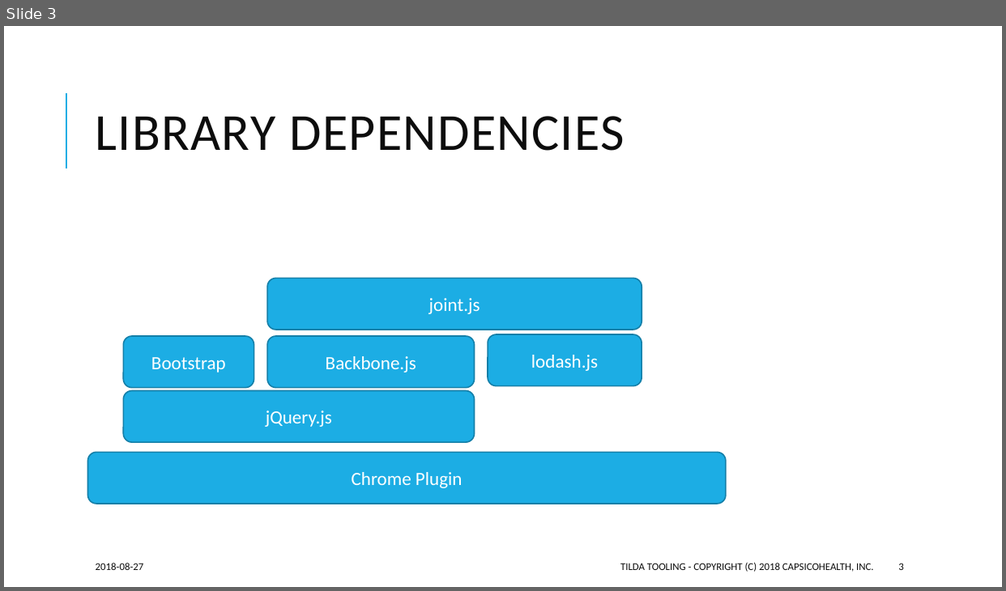
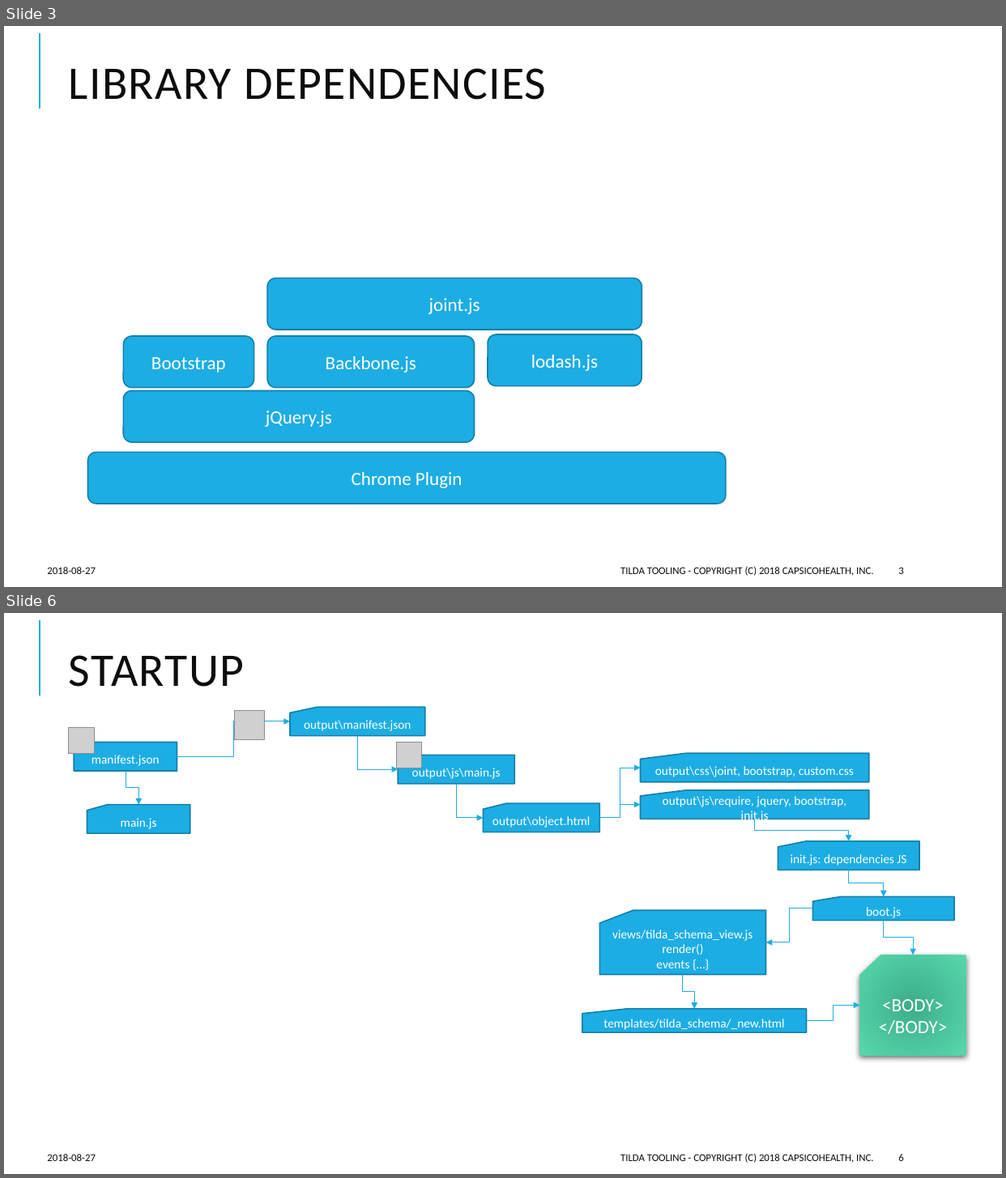
Before and after one commit to CapsicoHealth/Tilda, a slide deck: Tilda Tooling Architcture.pptx. Shown one above the other, each under a label of ours: slide 3 before the commit, slides 3 and 6 after it; the slides between them are not shown. The pictures are 1006x591 and 1006x1178 pixels, drawn with LibreOffice and Linux fonts; fonts in the diff are those of the drawing; grey boxes stand for pictures. Boxes give left, top, right and bottom in pixels: in the first picture for what was removed or moved away, otherwise in the second. Text is boxed around its words. In the diff, an @@ line names an element or a change of style, - is before the commit and + after.

```diff
--- a/Tilda Tooling Architcture.pptx
+++ b/Tilda Tooling Architcture.pptx
@@ slide 6 added at bbox=[4, 613, 1002, 1174], background #FFFFFF; not listed: 1 template element that a slide beside it also shows @@
@@ title added at bbox=[69, 655, 244, 687], 45 pt, text #0D0D0D @@
+STARTUP
@@ flow chart punched card added at bbox=[290, 707, 425, 736], fill #1CADE4, outline #1580A9 1.25 pt, 12 pt, text #FFFFFF @@
+output\manifest.json
@@ picture added at bbox=[69, 727, 95, 753] @@
@@ elbow arrow added from (177, 756) to (290, 722), #1CADE4 0.75 pt @@
@@ picture added at bbox=[235, 710, 264, 739] @@
@@ flow chart punched card added at bbox=[74, 743, 177, 771], fill #1CADE4, outline #1580A9 1.25 pt, 12 pt, text #FFFFFF @@
+manifest.json
@@ elbow arrow added from (357, 736) to (398, 769), #1CADE4 0.75 pt @@
@@ picture added at bbox=[396, 743, 422, 768] @@
@@ flow chart punched card added at bbox=[398, 756, 514, 784], fill #1CADE4, outline #1580A9 1.25 pt, 12 pt, text #FFFFFF @@
+output\js\main.js
@@ flow chart punched card added at bbox=[641, 754, 868, 782], fill #1CADE4, outline #1580A9 1.25 pt, 12 pt, text #FFFFFF @@
+output\css\joint, bootstrap, custom.css
@@ elbow arrow added from (126, 771) to (138, 805), #1CADE4 0.75 pt @@
@@ elbow arrow added from (600, 818) to (641, 768), #1CADE4 0.75 pt @@
@@ flow chart punched card added at bbox=[87, 805, 190, 833], fill #1CADE4, outline #1580A9 1.25 pt, 12 pt, text #FFFFFF @@
+main.js
@@ elbow arrow added from (456, 784) to (484, 818), #1CADE4 0.75 pt @@
@@ flow chart punched card added at bbox=[484, 804, 600, 833], fill #1CADE4, outline #1580A9 1.25 pt, 12 pt, text #FFFFFF @@
+output\object.html
@@ elbow arrow added from (600, 818) to (641, 805), #1CADE4 0.75 pt @@
@@ flow chart punched card added at bbox=[641, 790, 868, 819], fill #1CADE4, outline #1580A9 1.25 pt, 12 pt, text #FFFFFF @@
+output\js\require, jquery, bootstrap, init.js
@@ elbow arrow added from (755, 819) to (849, 841), #1CADE4 0.75 pt @@
@@ flow chart punched card added at bbox=[778, 841, 919, 870], fill #1CADE4, outline #1580A9 1.25 pt, 12 pt, text #FFFFFF @@
+init.js: dependencies JS
@@ elbow arrow added from (849, 870) to (884, 897), #1CADE4 0.75 pt @@
@@ flow chart punched card added at bbox=[813, 897, 955, 921], fill #1CADE4, outline #1580A9 1.25 pt, 12 pt, text #FFFFFF @@
+boot.js
@@ flow chart punched card added at bbox=[600, 911, 766, 975], fill #1CADE4, outline #1580A9 1.25 pt, 12 pt, text #FFFFFF @@
+views/tilda_schema_view.js
+render()
+events {…}
@@ elbow arrow added from (813, 909) to (766, 943), #1CADE4 0.75 pt @@
@@ elbow arrow added from (884, 921) to (913, 955), #1CADE4 0.75 pt @@
@@ elbow arrow added from (683, 974) to (694, 1009), #1CADE4 0.75 pt @@
@@ flow chart punched card added at bbox=[859, 955, 966, 1056], fill gradient #3DAD8D to #57D8AC, 18 pt, text #FFFFFF @@
+<BODY>
+</BODY>
@@ flow chart punched card added at bbox=[582, 1009, 807, 1033], fill #1CADE4, outline #1580A9 1.25 pt, 12 pt, text #FFFFFF @@
+templates/tilda_schema/_new.html
@@ elbow arrow added from (807, 1021) to (859, 1005), #1CADE4 0.75 pt @@
@@ text added at bbox=[47, 1154, 96, 1161], 10 pt, text #0D0D0D @@
+2018-08-27
@@ text added at bbox=[620, 1153, 873, 1163], 10 pt, text #0D0D0D @@
+TILDA TOOLING - COPYRIGHT (C) 2018 CAPSICOHEALTH, INC.
@@ page number added at bbox=[898, 1154, 903, 1161], 10 pt, text #0D0D0D @@
+6
@@ slide 3 changed as well @@
@@ line moved from (66, 169) - (66, 93) to (40, 109) - (40, 33) @@
@@ title "LIBRARY DEPENDENCIES": place and size @@
-title "LIBRARY DEPENDENCIES" at bbox=[96, 116, 624, 151]
+title "LIBRARY DEPENDENCIES" at bbox=[69, 68, 546, 100]
@@ title "LIBRARY DEPENDENCIES" at bbox=[69, 68, 546, 100]: size 50 to 45 pt @@
@@ text "2018-08-27": place and size @@
-text "2018-08-27" at bbox=[96, 563, 144, 570]
+text "2018-08-27" at bbox=[47, 567, 96, 574]
@@ text "TILDA TOOLING - COPYRIGHT (C) ...": place and size @@
-text "TILDA TOOLING - COPYRIGHT (C) ..." at bbox=[620, 562, 873, 572]
+text "TILDA TOOLING - COPYRIGHT (C) ..." at bbox=[620, 566, 873, 576]
@@ page number: place and size @@
-page number at bbox=[898, 563, 903, 570]
+page number at bbox=[898, 567, 903, 574]
```
Also in this commit, not shown: 3 other slides changed, 3 other files.
